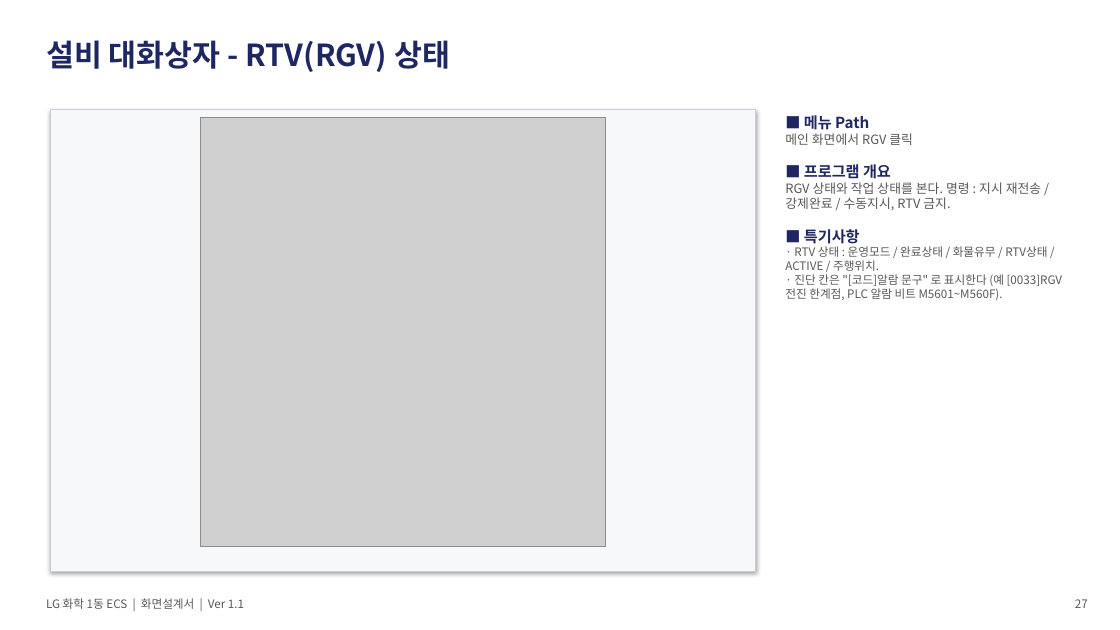
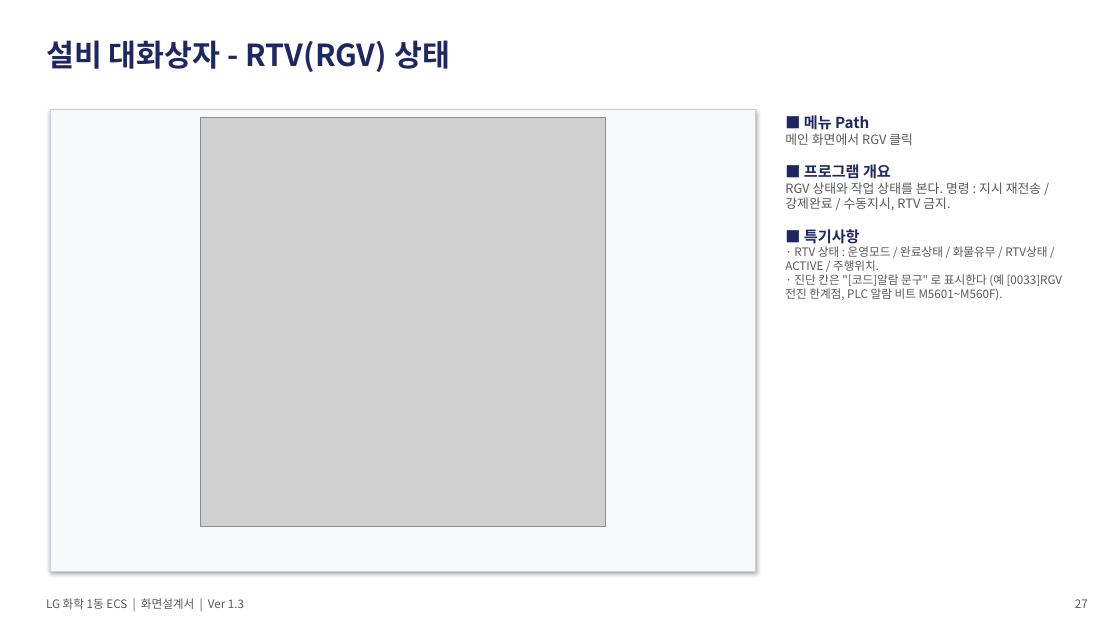
Before and after one commit to yeorijby-coder/LGLS_ALL, a slide deck: slide 25 of docs/산출물_20260921/06_ECS_화면설계서.pptx. Drawn at 1120x630 pixels with LibreOffice and Linux fonts; fonts in the diff are those of the drawing; grey boxes stand for pictures. Boxes give left, top, right and bottom in pixels: in the first picture for what was removed or moved away, otherwise in the second. Text is boxed around its words. In the diff, an @@ line names an element or a change of style, - is before the commit and + after.

```diff
--- a/docs/산출물_20260921/06_ECS_화면설계서.pptx
+++ b/docs/산출물_20260921/06_ECS_화면설계서.pptx
@@ picture: place and size @@
-picture at (201, 118, 606, 547)
+picture at (201, 118, 606, 527)
@@ text at (46, 598, 244, 609): text changed @@
-LG 화학 1동 ECS | 화면설계서 | Ver 1.1
+LG 화학 1동 ECS | 화면설계서 | Ver 1.3
```
Also in this commit, not shown: 24 other slides changed.
